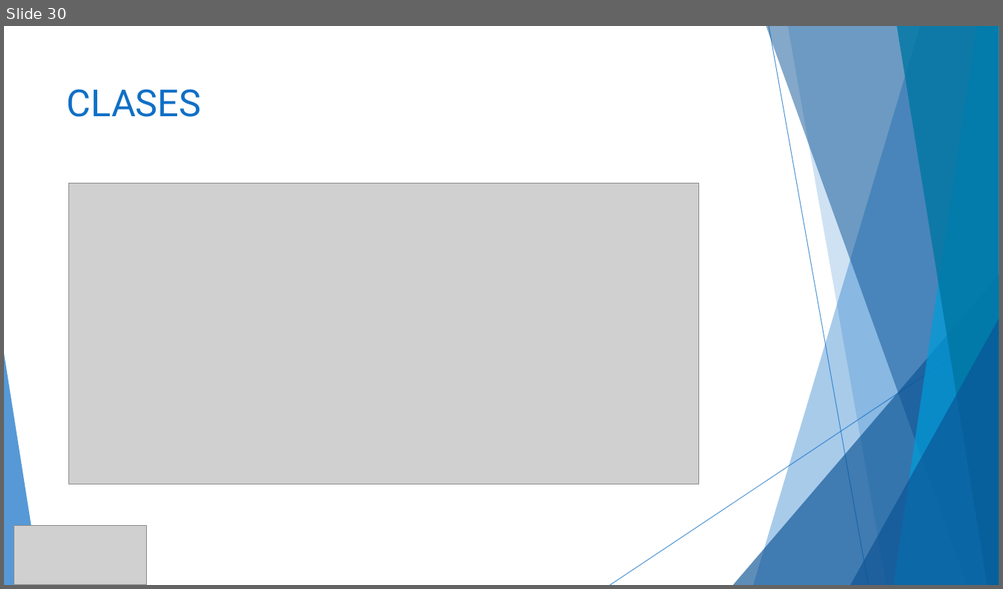
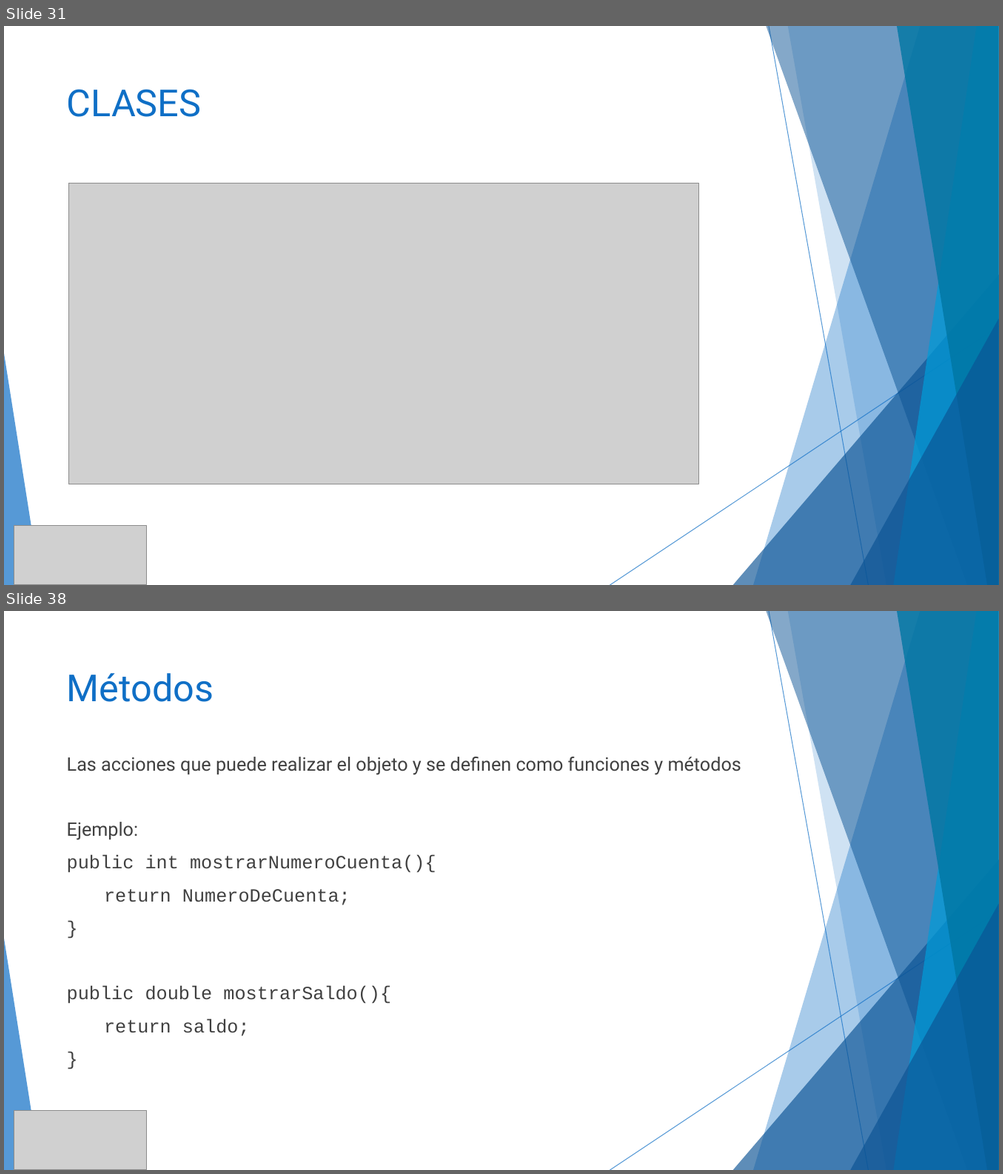
Before and after one commit to MChuil/Java, a slide deck: JAVA.pptx. Shown one above the other, each under a label of ours: slide 30 before the commit, slides 31 and 38 after it; the slides between them are not shown. The pictures are 1003x589 and 1003x1174 pixels, drawn with LibreOffice and Linux fonts; fonts in the diff are those of the drawing; grey boxes stand for pictures. Boxes give left, top, right and bottom in pixels: in the first picture for what was removed or moved away, otherwise in the second. Text is boxed around its words. In the diff, an @@ line names an element or a change of style, - is before the commit and + after.

Commit message:
POO
Inroducion a programación orientada a objetos

```diff
--- a/JAVA.pptx
+++ b/JAVA.pptx
@@ slide 38 added at [4,611,999,1170], background #FFFFFF; not listed: 10 template elements that a slide beside it also shows @@
@@ title added at [67,673,213,702], 36 pt, text #0F6FC6 @@
+Métodos
@@ text added at [67,757,741,1037], 18 pt, text #404040 @@
+Las acciones que puede realizar el objeto y se definen como funciones y métodos
+Ejemplo:
+public int mostrarNumeroCuenta(){
+return NumeroDeCuenta;
+}
+public double mostrarSaldo(){
+return saldo;
+}
@@ picture added at [14,1111,147,1170] @@
@@ what was slide 30 is now slide 31 @@
```
Also in this commit, not shown: 2 slides changed, 14 other slides added, 17 other files.
